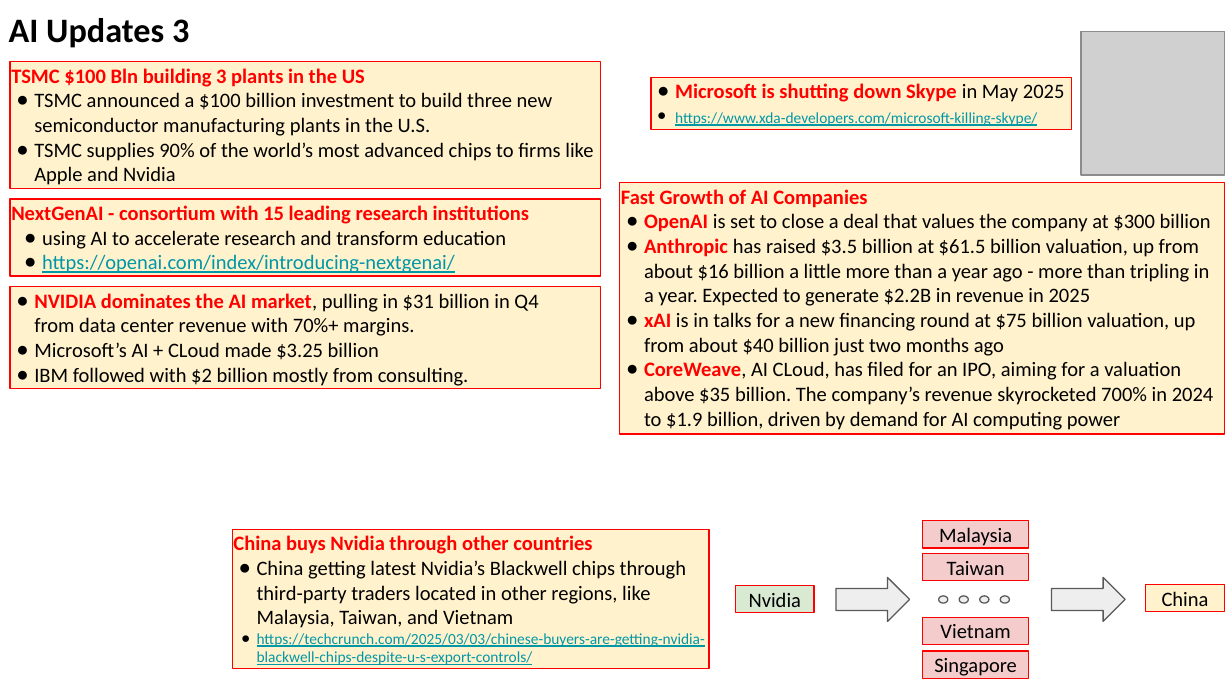
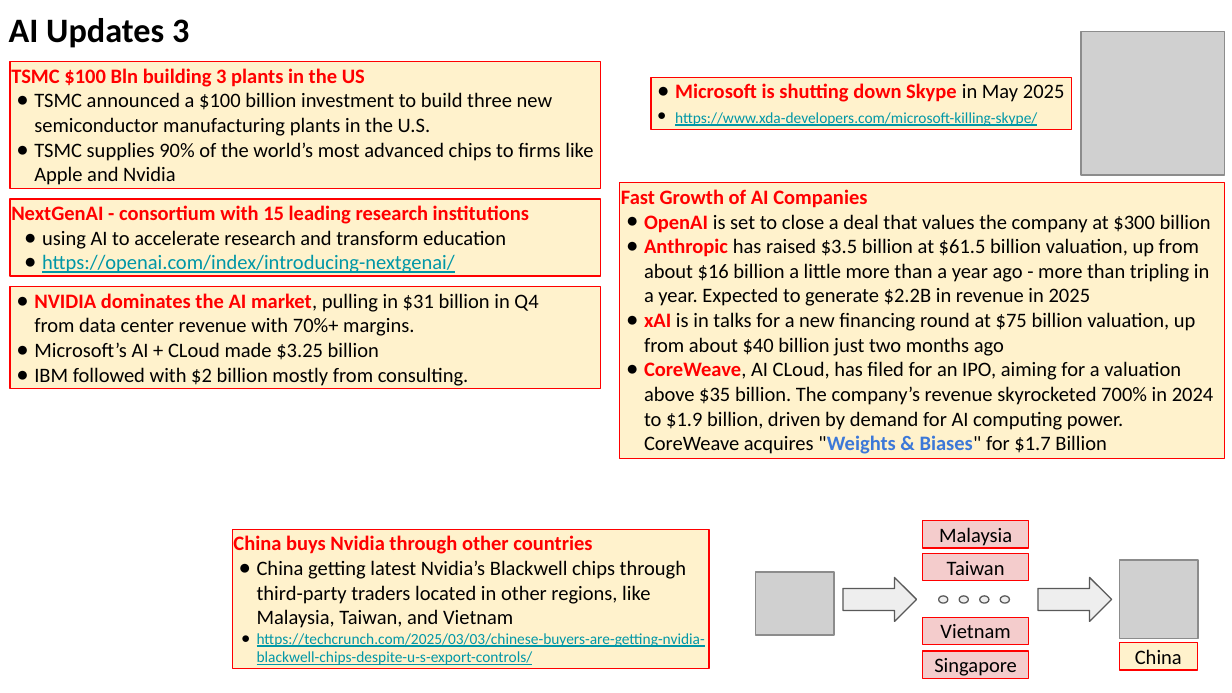
Before and after one commit to lselector/seminar, a slide deck: slide 8 of 2025/2025-03-07-AI-Updates.pptx. Drawn at 1232x693 pixels with LibreOffice and Linux fonts; fonts in the diff are those of the drawing; grey boxes stand for pictures. Boxes give left, top, right and bottom in pixels: in the first picture for what was removed or moved away, otherwise in the second. Text is boxed around its words. In the diff, an @@ line names an element or a change of style, - is before the commit and + after.

Commit message:
update

```diff
--- a/2025/2025-03-07-AI-Updates.pptx
+++ b/2025/2025-03-07-AI-Updates.pptx
@@ rectangle "Fast Growth of AI Companies": place and size @@
-rectangle "Fast Growth of AI Companies" at [620, 182, 1225, 434]
+rectangle "Fast Growth of AI Companies" at [620, 182, 1225, 458]
@@ text in rectangle at [644, 361, 1214, 454]: text changed @@
-● CoreWeave, AI CLoud, has filed for an IPO, aiming for a valuation above $35 billion. The company’s revenue skyrocketed 700% in 2024 to $1.9 billion, driven by demand for AI computing power
+● CoreWeave, AI CLoud, has filed for an IPO, aiming for a valuation above $35 billion. The company’s revenue skyrocketed 700% in 2024 to $1.9 billion, driven by demand for AI computing power. CoreWeave acquires "Weights & Biases" for $1.7 Billion
@@ picture added at [1120, 561, 1199, 639] @@
@@ rectangle removed at [736, 585, 814, 612] @@
-Nvidia
@@ picture added at [755, 572, 834, 634] @@
@@ right arrow: place and size @@
-right arrow at [837, 578, 910, 622]
+right arrow at [843, 578, 917, 622]
@@ right arrow: place and size @@
-right arrow at [1052, 578, 1126, 622]
+right arrow at [1039, 578, 1112, 622]
@@ rectangle "China": place and size @@
-rectangle "China" at [1146, 584, 1225, 611]
+rectangle "China" at [1119, 643, 1198, 670]
```
Also in this commit, not shown: 5 other slides changed, 2 slides added.
